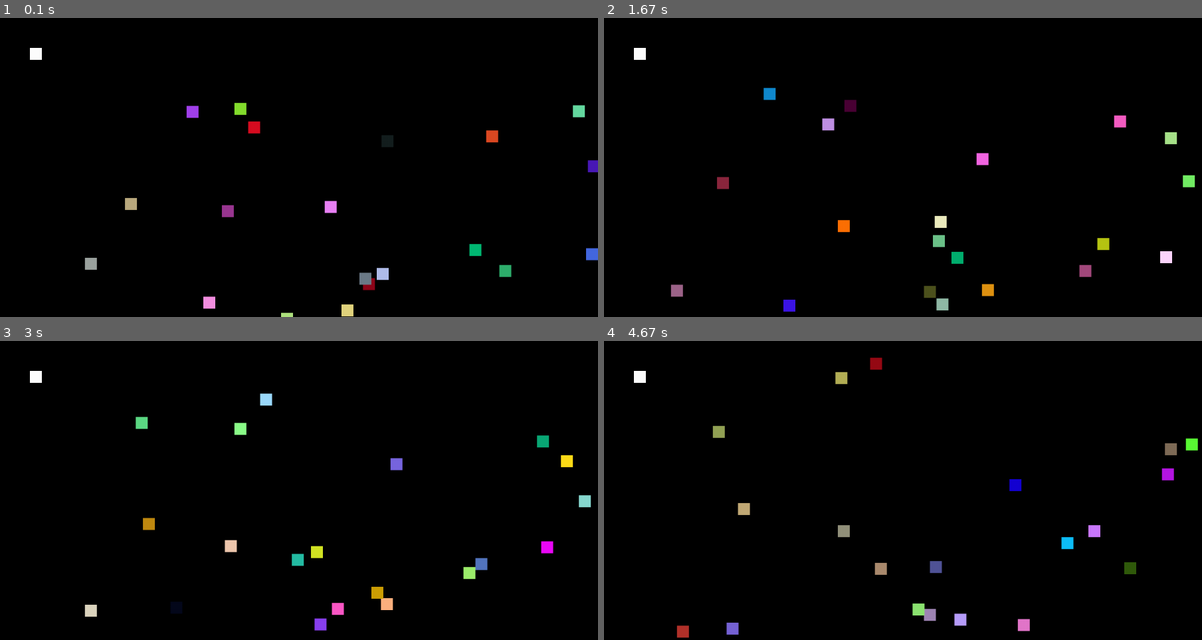
Above: before the commit, frames 1-4 (two rows, left to right).
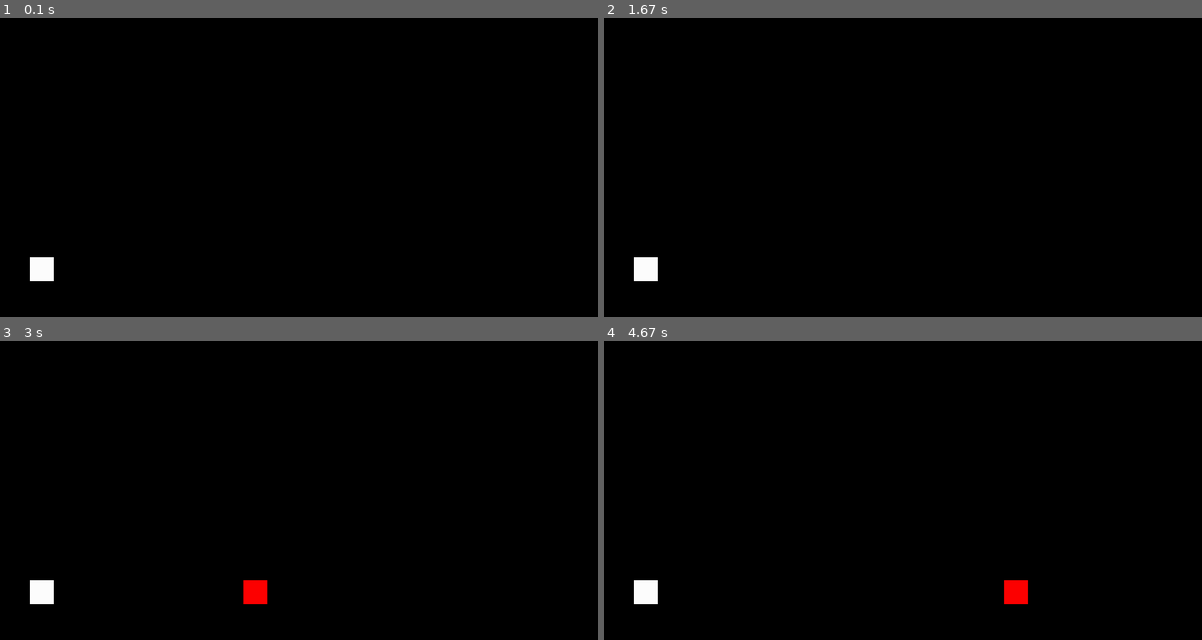
Above: after the commit, the same moments.

Repository: syki66/mini-game
Game: pygame game, started from pygame_test.py
Two runs of this game, one before a commit and one after it. Both use one fixed random seed, a clock stepped at 60 frames per second and the inputs below.
Inputs:
- Up to frame 1 (0.1 s): no input
- Up to frame 2 (1.67 s): tap Space at 0.33 s
- Up to frame 3 (3 s): hold Space 1.67-2.13 s
- Up to frame 4 (4.67 s): hold Space 3.17-3.63 s; hold Space 3.67-4.13 s

The runs differ from the first frame. In frame 1, 2.0% of the frame differs, in the area x 5-100%, y 10-100%; in frame 2, 2.1%; in frame 3, 2.5%, in the area x 5-99%, y 10-97%; in frame 4, 2.5%.

Commit message:
change game concept

Diff:
--- a/pygame_test.py
+++ b/pygame_test.py
@@ -12,10 +12,11 @@
 
 # 플레이어
 x = 50 # 플레이어 초기 x 위치값
-y = 50 # 플레이어 초기 y 위치값
-width = 20 # 플레이어 높이
-height = 20 # 플레이어 너비
-vel = 5 # 이동속도
+y = 400 # 플레이어 초기 y 위치값
+width = 40 # 플레이어 높이
+height = 40 # 플레이어 너비
+vel = 7 # 이동속도
+jumpHeight = 10 # 점프 높이
 
 # 적
 enemyNum = 20 # 적 개수
@@ -23,7 +24,10 @@
 # 적 위치 값을 배열 넣기, 랜덤한 초기 위치값으로 설정
 enemy = []
 for i in range(enemyNum):
-    enemy.append([random.randrange(100,screenWidth), random.randrange(100,screenHeight)])
+    enemy.append([random.randrange(200,20000), 400])
+
+isJump = False
+jumpCount = jumpHeight
 
 run = True
 while run:
@@ -34,43 +38,35 @@
         if event.type == pygame.QUIT:
             run = False
 
-    # 키 눌렸을때 설정하는것, 화면 밖으로 못나가게끔 설정함
     keys = pygame.key.get_pressed()
-
-    if keys[pygame.K_LEFT] and x > vel:
-        x -= vel
-    if keys[pygame.K_RIGHT] and x < screenWidth - width - vel:
-        x += vel
-    if keys[pygame.K_UP] and y > vel:
-        y -= vel
-    if keys[pygame.K_DOWN] and y < screenHeight - height - vel:
-        y += vel
-    if keys[pygame.K_SPACE]:
-       isJump = True
+    # 점프
+    if isJump == False:
+        if keys[pygame.K_SPACE]:
+            isJump = True
+    else:
+        if jumpCount >= -jumpHeight:
+            neg = 1
+            if jumpCount < 0:
+                neg = -1
+            y -= (jumpCount ** 2) * 0.5 * neg
+            jumpCount -= 1
+        else:
+            isJump = False
+            jumpCount = jumpHeight
 
     win.fill((0,0,0)) # 각 도형 자취 안남도록 하는것 및 배경설정
 
     pygame.draw.rect(win, (255,255,255), (x, y, width, height)) # 플레이어 그리기
 
-
     # 적 움직임, 우선 랜덤하게 각자 움직이게함
     for i in range(len(enemy)):
-        randomColor = (random.randrange(0,256),random.randrange(0,256),random.randrange(0,256)) # 적 블링블링
-        pygame.draw.rect(win, randomColor, (enemy[i][0], enemy[i][1], width, height))
-        randomMove = random.randrange(0,4)
+        pygame.draw.rect(win, (255,0,0), (enemy[i][0], enemy[i][1], width, height))
 
-        if randomMove == 0 and enemy[i][0] > vel:
-            enemy[i][0] -= vel
-        if randomMove == 1 and enemy[i][0] < screenWidth - width - vel:
-            enemy[i][0] += vel
-        if randomMove == 2 and enemy[i][1] > vel:
-            enemy[i][1] -= vel
-        if randomMove == 3 and enemy[i][1] < screenHeight - height - vel:
-            enemy[i][1] += vel
+        enemy[i][0] -= vel
 
         # 거리가 20 이하로 줄어들면 게임 오버 시킴
         distance = ( (enemy[i][0] - x)**2 + (enemy[i][1] - y)**2 ) ** 0.5
-        if (distance < 20):
+        if (distance < width):
             print("game over")
             run = False
 
